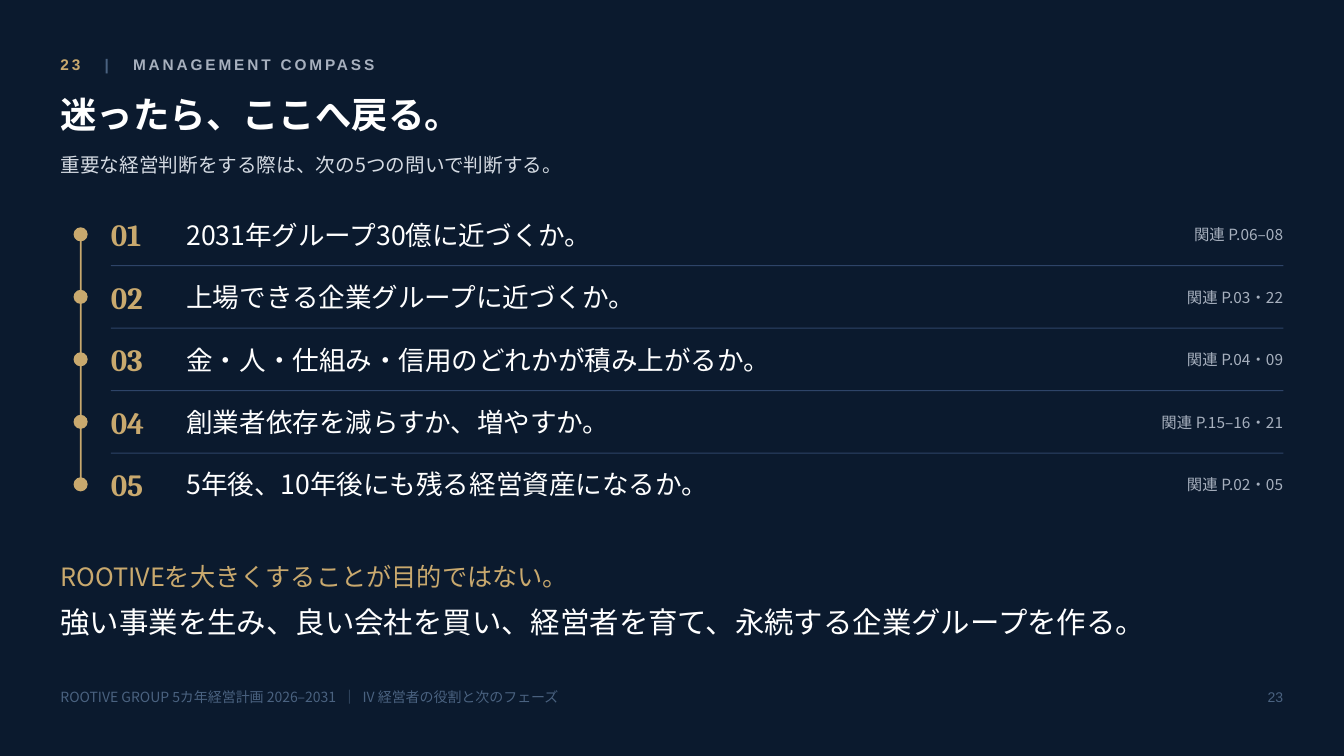
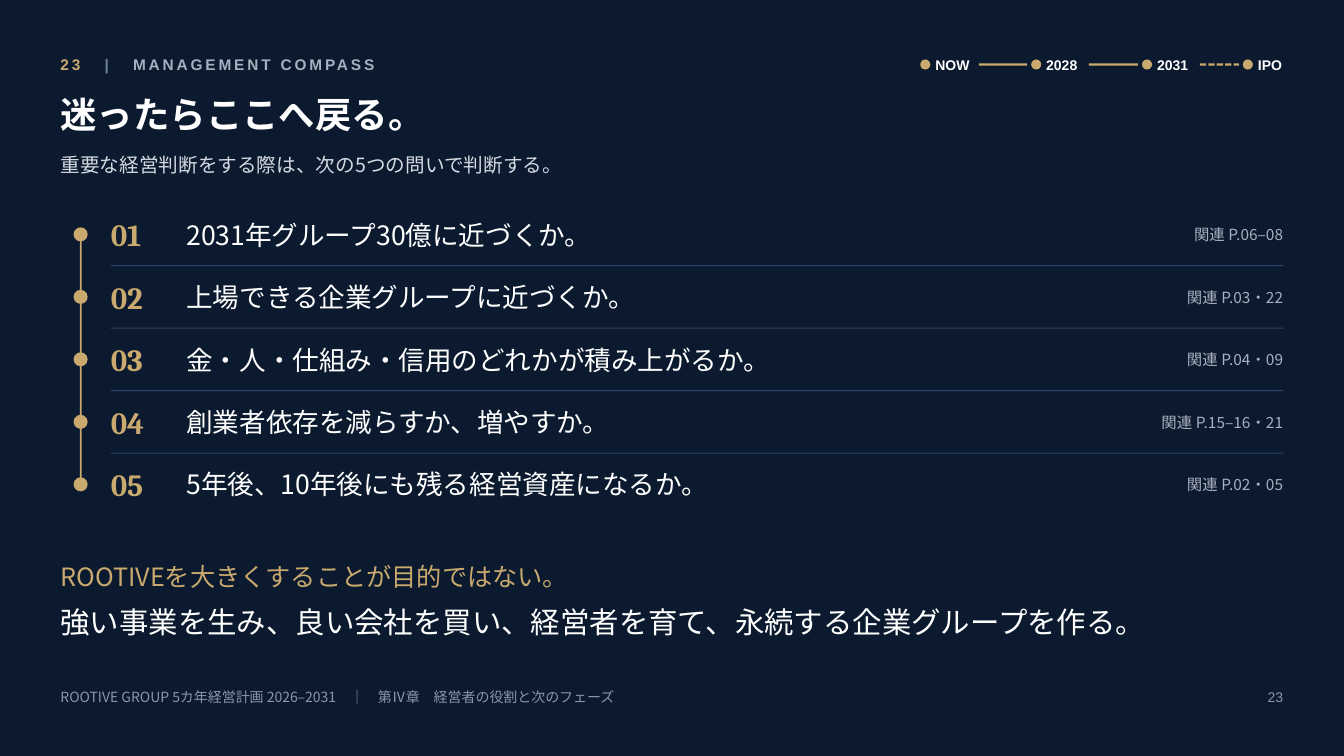
Before and after one commit to rootivebiz-create/ROOTIVE, a slide deck: slide 23 of docs/management-plan/ROOTIVE_GROUP_5year_plan_2026-2031.pptx. Drawn at 1344x756 pixels with LibreOffice and Linux fonts; fonts in the diff are those of the drawing. Boxes give left, top, right and bottom in pixels: in the first picture for what was removed or moved away, otherwise in the second. Text is boxed around its words. In the diff, an @@ line names an element or a change of style, - is before the commit and + after.

```diff
--- a/docs/management-plan/ROOTIVE_GROUP_5year_plan_2026-2031.pptx
+++ b/docs/management-plan/ROOTIVE_GROUP_5year_plan_2026-2031.pptx
@@ text "23 | MANAGEMENT COMPASS" at [60, 59, 80, 70]: text colour #4A6280 to #6F829C in "|" @@
@@ ellipse added at [921, 59, 931, 70], fill #C9A96E @@
@@ ellipse added at [1031, 59, 1042, 70], fill #C9A96E @@
@@ ellipse added at [1142, 59, 1152, 70], fill #C9A96E @@
@@ ellipse added at [1243, 59, 1253, 70], fill #C9A96E @@
@@ text added at [935, 60, 969, 70], 10 pt, text #FFFFFF, bold @@
+NOW
@@ line added from (979, 65) to (1027, 65), #C9A96E 1.5 pt @@
@@ text added at [1046, 60, 1077, 70], 10 pt, text #FFFFFF, bold @@
+2028
@@ line added from (1089, 65) to (1138, 65), #C9A96E 1.5 pt @@
@@ text added at [1157, 60, 1188, 70], 10 pt, text #FFFFFF, bold @@
+2031
@@ line added from (1200, 65) to (1239, 65), #C9A96E 1.5 pt dashed @@
@@ text added at [1258, 60, 1282, 70], 10 pt, text #FFFFFF, bold @@
+IPO
@@ text at [60, 97, 424, 132]: text changed @@
-迷ったら、ここへ戻る。
+迷ったらここへ戻る。
@@ text "23" at [1268, 692, 1284, 702]: text colour #4A6280 to #8A97AB @@
@@ text at [60, 690, 615, 703]: text changed; text colour #4A6280 to #8A97AB @@
-ROOTIVE GROUP 5カ年経営計画 2026–2031 ｜ IV 経営者の役割と次のフェーズ
+ROOTIVE GROUP 5カ年経営計画 2026–2031 ｜ 第Ⅳ章 経営者の役割と次のフェーズ
```
Also in this commit, not shown: 23 other slides changed, 2 other files.
